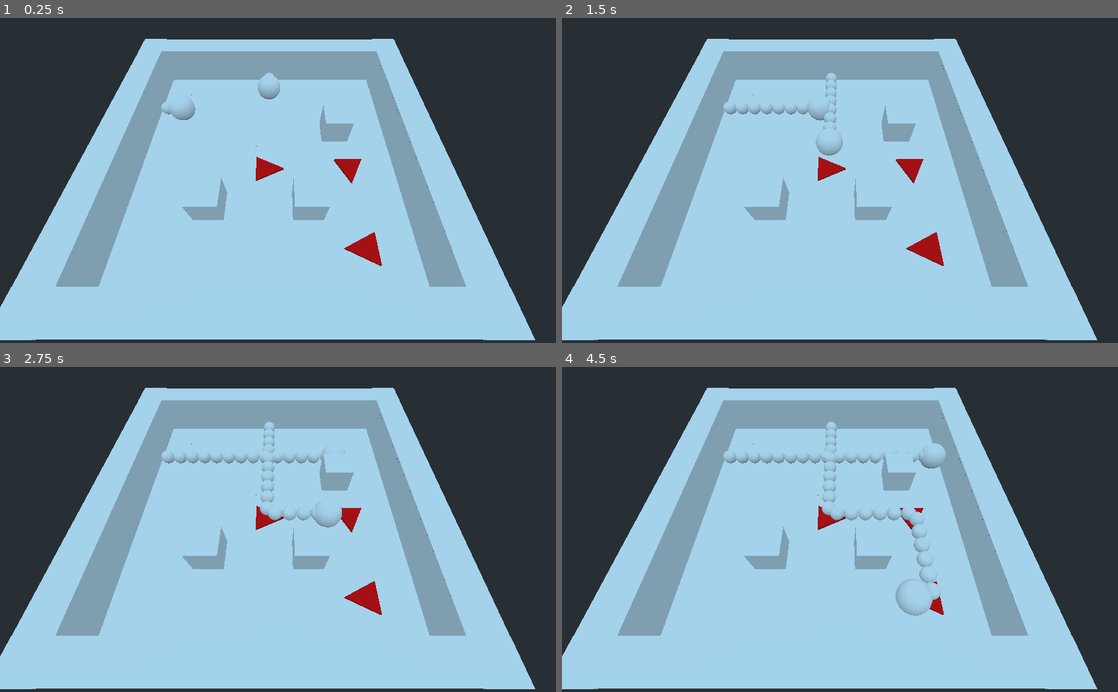
Above: before the commit, frames 1-4 (two rows, left to right).
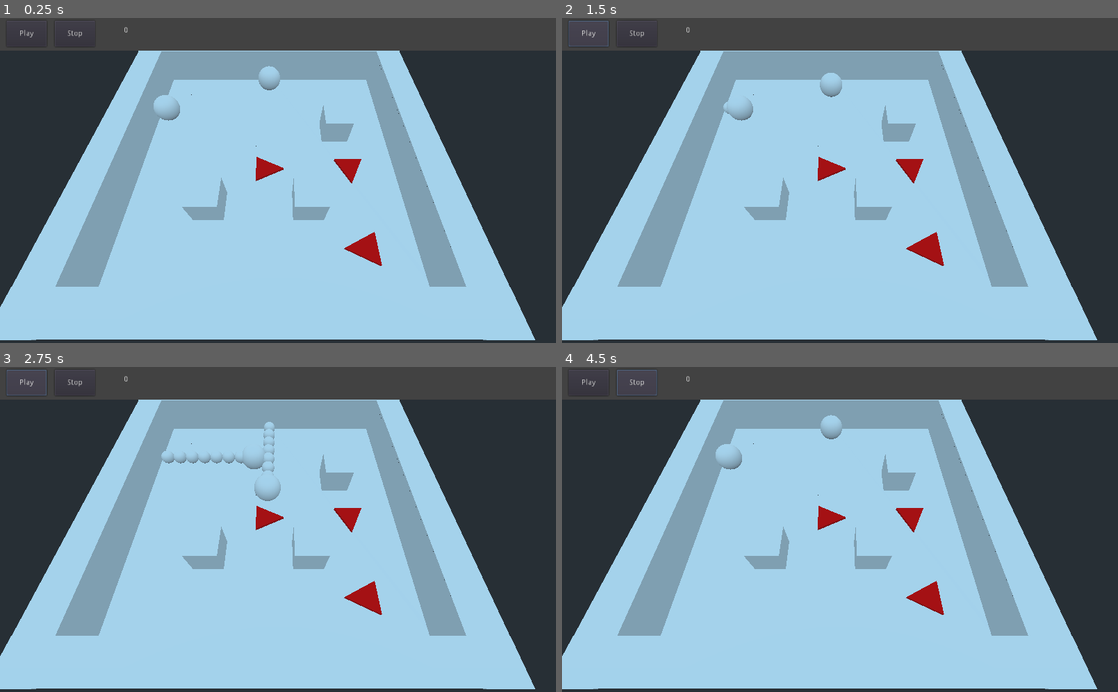
Above: after the commit, the same moments.

Repository: 0xafbf/boomtown
Game: Godot game, scene res://Scenes/World.tscn
The game is run twice, just before and just after one commit, with the same random seed, the same clock (stepped at 60 frames per second) and the same inputs.
Inputs (mouse positions are in pixels of both pictures, inside the frame that each line leads up to):
- Up to frame 1 (0.25 s): no input
- Up to frame 2 (1.5 s): click (634, 34) at 0.5 s, where only the run after the commit has a clickable "Stop"; click (589, 34) at 1.25 s, where only the run after the commit has a clickable "Play"
- Up to frame 3 (2.75 s): click (27, 383) at 2 s, where only the run after the commit has a clickable "Play"
- Up to frame 4 (4.5 s): click (634, 383) at 2.75 s, where only the run after the commit has a clickable "Stop"; click (589, 383) at 3.5 s, where only the run after the commit has a clickable "Play"; click (634, 383) at 4.25 s, where only the run after the commit has a clickable "Stop"

The runs differ from the first frame. In frame 1, 9.4% of the frame differs, in the area x 0-100%, y 0-32%; in frame 2, 10%; in frame 3, 10%; in frame 4, 11%, in the area x 0-100%, y 0-77%.
Error before the commit: Invalid get index 'collider' (on base: 'Dictionary'). (res://Scripts/MouseControl.gd:23)

Commit message:
added ui, scoring and play/reset

Diff:
--- a/Scenes/Bomb.tscn
+++ b/Scenes/Bomb.tscn
@@ -28,6 +28,9 @@
 [sub_resource type="QuadMesh" id=5]
 material = SubResource( 4 )
 
+[sub_resource type="SphereShape" id=6]
+radius = 4.0008
+
 [node name="Bomb" type="KinematicBody"]
 script = ExtResource( 2 )
 trail_template = ExtResource( 1 )
@@ -46,3 +49,7 @@
 explosiveness = 0.8
 process_material = SubResource( 3 )
 draw_pass_1 = SubResource( 5 )
+
+[node name="ExplosionRadius" type="CollisionShape" parent="."]
+shape = SubResource( 6 )
+disabled = true
--- a/Scenes/Destructible.tscn
+++ b/Scenes/Destructible.tscn
@@ -14,7 +14,6 @@
 script = ExtResource( 1 )
 intact_path = NodePath("CollisionShape/MeshInstance")
 destroyed_path = NodePath("CollisionShape/MeshInstance2")
-destroyed = true
 
 [node name="CollisionShape" type="CollisionShape" parent="."]
 shape = SubResource( 1 )
--- a/Scenes/World.tscn
+++ b/Scenes/World.tscn
@@ -1,9 +1,10 @@
-[gd_scene load_steps=5 format=2]
+[gd_scene load_steps=6 format=2]
 
 [ext_resource path="res://Scenes/Bomb.tscn" type="PackedScene" id=1]
 [ext_resource path="res://Scenes/Destructible.tscn" type="PackedScene" id=2]
 [ext_resource path="res://Scenes/Arrow.tscn" type="PackedScene" id=3]
 [ext_resource path="res://Scripts/MouseControl.gd" type="Script" id=4]
+[ext_resource path="res://Scripts/GameUI.gd" type="Script" id=5]
 
 [node name="Spatial" type="Spatial"]
 
@@ -54,9 +55,48 @@
 
 [node name="Destructible" parent="." instance=ExtResource( 2 )]
 transform = Transform( 1, 0, 0, 0, 1, 0, 0, 0, 1, 2.7641, 2.24738, 4.11619 )
+score = 3
 
 [node name="Destructible2" parent="." instance=ExtResource( 2 )]
 transform = Transform( 1, 0, 0, 0, 1, 0, 0, 0, 1, -3.72009, 2.24738, 4.11619 )
+score = 8
 
 [node name="Destructible3" parent="." instance=ExtResource( 2 )]
 transform = Transform( 1, 0, 0, 0, 1, 0, 0, 0, 1, 5.24863, 2.24738, -2.43384 )
+score = 7
+
+[node name="ColorRect" type="ColorRect" parent="."]
+anchor_right = 1.0
+margin_bottom = 60.0
+color = Color( 0.262745, 0.262745, 0.262745, 1 )
+script = ExtResource( 5 )
+__meta__ = {
+"_edit_use_anchors_": false
+}
+
+[node name="ButtonPlay" type="Button" parent="ColorRect"]
+margin_left = 12.0
+margin_top = 5.0
+margin_right = 86.0
+margin_bottom = 53.0
+text = "Play"
+__meta__ = {
+"_edit_use_anchors_": false
+}
+
+[node name="ButtonStop" type="Button" parent="ColorRect"]
+margin_left = 101.0
+margin_top = 5.0
+margin_right = 175.0
+margin_bottom = 53.0
+text = "Stop"
+__meta__ = {
+"_edit_use_anchors_": false
+}
+
+[node name="TextScore" type="RichTextLabel" parent="ColorRect"]
+margin_left = 228.0
+margin_top = 16.0
+margin_right = 335.0
+margin_bottom = 48.0
+text = "500"
--- a/Scripts/Bomb.gd
+++ b/Scripts/Bomb.gd
@@ -12,7 +12,25 @@
 var last_placed_powder
 var destroyed = false
 
+var running = false
+var start_transform: Transform
+func play():
+	running = true
+	start_transform = global_transform
+func reset():
+	Global.register_object(self)
+	running = false
+	destroyed = false
+	global_transform = start_transform
+	last_placed_powder = null
+
+func _ready():
+	start_transform = global_transform
+	reset()
+
 func _physics_process(delta):
+	if not running:
+		return
 	if destroyed:
 		return
 
@@ -32,5 +50,21 @@
 		last_placed_powder.bomb = self
 
 func explode():
+	if destroyed:
+		return
 	$CollisionShape/Particles.emitting = true
 	destroyed = true
+
+	var space_state = get_world().direct_space_state
+	var query_params = PhysicsShapeQueryParameters.new()
+	query_params.set_shape($ExplosionRadius.shape)
+	query_params.transform = $ExplosionRadius.global_transform
+
+	query_params.collision_mask = 1
+	var results = space_state.intersect_shape(query_params)
+	for result in results:
+		var target = result["collider"]
+		print(target)
+		if target is Destructible:
+			print("arst")
+			target.destroy()
--- a/Scripts/Destructible.gd
+++ b/Scripts/Destructible.gd
@@ -1,5 +1,5 @@
 extends StaticBody
-
+class_name Destructible
 export var score = 5
 export var intact_path: NodePath
 export var destroyed_path: NodePath
@@ -7,7 +7,18 @@
 onready var intact_object: Spatial = get_node(intact_path)
 onready var destroyed_object: Spatial = get_node(destroyed_path)
 
-export var destroyed: bool = false
+var destroyed: bool = false
+
+func _ready():
+	Global.register_object(self)
+
+func play():
+	pass
+func reset():
+	destroyed = false
+	intact_object.visible = !destroyed
+	destroyed_object.visible = destroyed
+	Global.register_object(self)
 
 func destroy():
 	if destroyed:
@@ -16,3 +27,4 @@
 
 	intact_object.visible = !destroyed
 	destroyed_object.visible = destroyed
+	Global.score += score
--- /dev/null
+++ b/Scripts/GameUI.gd
@@ -0,0 +1,14 @@
+extends ColorRect
+
+func _ready():
+	$ButtonPlay.connect("pressed", self, "on_play")
+	$ButtonStop.connect("pressed", self, "on_stop")
+
+func on_play():
+	Global.run_all()
+
+func on_stop():
+	Global.restore_all()
+
+func _process(delta):
+	$TextScore.text = "%d" % Global.score
--- /dev/null
+++ b/Scripts/Global.gd
@@ -0,0 +1,23 @@
+extends Node
+
+var score = 0
+var objects = []
+var running = false
+
+func register_object(ob):
+	objects.append(ob)
+
+func run_all():
+	if running:
+		return
+	running = true
+	for obj in objects:
+		obj.play()
+
+func restore_all():
+	score = 0
+	var old_objects = objects
+	objects = []
+	for obj in old_objects:
+		obj.reset()
+	running = false
--- a/Scripts/MouseControl.gd
+++ b/Scripts/MouseControl.gd
@@ -1,14 +1,8 @@
 extends Camera
 
 
-# Declare member variables here. Examples:
-# var a = 2
-# var b = "text"
-
-
-# Called when the node enters the scene tree for the first time.
 func _ready():
-	pass # Replace with function body.
+	pass
 
 func _unhandled_input(event):
 	var mouse_event = event as InputEventMouseButton
@@ -19,7 +13,6 @@
 		var target_point = origin + normal * 1000
 		var space_state = get_world().direct_space_state
 		var result = space_state.intersect_ray(origin, target_point)
-		print(result)
 		var target = result["collider"]
 		if target is Powder:
 			target.burn()
--- a/Scripts/Panel.gd
+++ b/Scripts/Panel.gd
@@ -3,7 +3,15 @@
 var current_bomb:Bomb = null
 var current_distance = 0
 
+
+func play():
+	pass
+func reset():
+	current_bomb = null
+	Global.register_object(self)
+
 func _ready():
+	Global.register_object(self)
 	var _key = connect("body_entered", self, "body_entered")
 
 func body_entered(body):
@@ -17,5 +25,6 @@
 		if new_distance > current_distance:
 			# we passed the center, so change direction now
 			current_bomb.rotation.y = rotation.y
+			current_bomb = null
 		else :
 			current_distance = new_distance
--- a/Scripts/Powder.gd
+++ b/Scripts/Powder.gd
@@ -8,7 +8,12 @@
 var bomb = null
 var burnt = false
 
+func reset():
+	queue_free()
+
 func _ready():
+	Global.register_object(self)
+
 	var space_state = get_world().direct_space_state
 	var query_params = PhysicsShapeQueryParameters.new()
 	query_params.set_shape($CollisionShape.shape)
@@ -40,7 +45,6 @@
 				bomb.explode()
 			burnt = true
 
-
 func burn():
 	burning = true
 	$CollisionShape/MeshInstance2.visible = true
--- a/project.godot
+++ b/project.godot
@@ -15,12 +15,18 @@
 "path": "res://Scripts/Bomb.gd"
 }, {
 "base": "StaticBody",
+"class": "Destructible",
+"language": "GDScript",
+"path": "res://Scripts/Destructible.gd"
+}, {
+"base": "StaticBody",
 "class": "Powder",
 "language": "GDScript",
 "path": "res://Scripts/Powder.gd"
 } ]
 _global_script_class_icons={
 "Bomb": "",
+"Destructible": "",
 "Powder": ""
 }
 
@@ -30,6 +36,10 @@
 run/main_scene="res://Scenes/World.tscn"
 config/icon="res://icon.png"
 
+[autoload]
+
+Global="*res://Scripts/Global.gd"
+
 [rendering]
 
 environment/default_environment="res://default_env.tres"
Not shown: 1 places in Scenes/Bomb.tscn that only renumber resources
